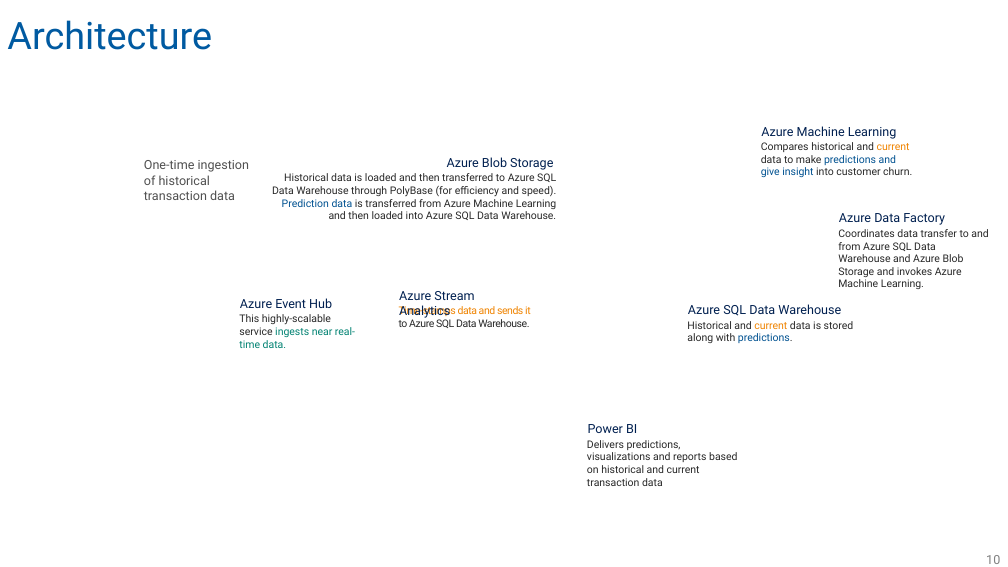
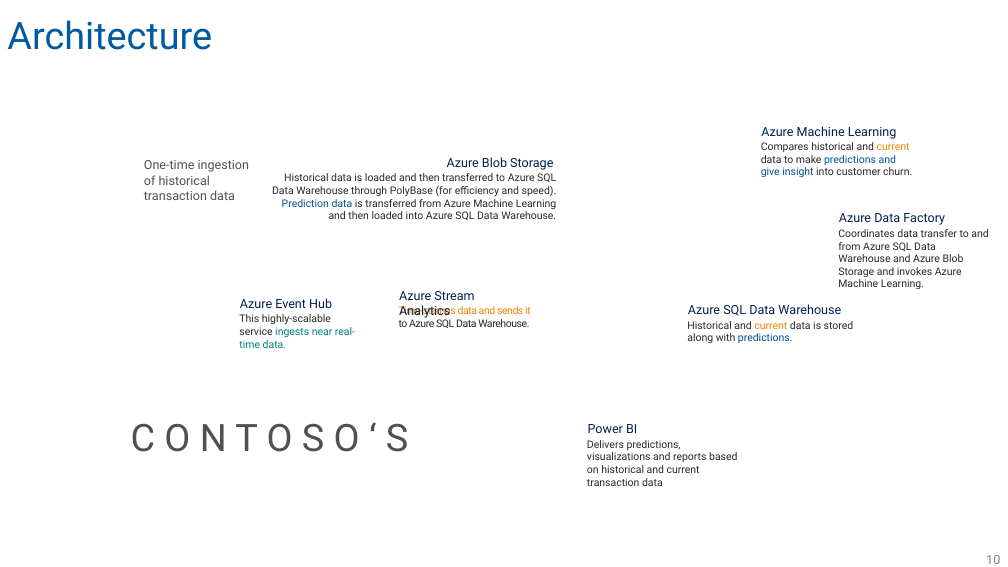
Before and after one commit to Azure/cortana-intelligence-churn-prediction-solution, a slide deck: slide 10 of Solution Overview for Business Audiences/Customer Churn Prediction Walking Deck.pptx. Drawn at 1008x567 pixels with LibreOffice and Linux fonts; fonts in the diff are those of the drawing; background and template pictures are left out. Boxes give left, top, right and bottom in pixels: in the first picture for what was removed or moved away, otherwise in the second. Text is boxed around its words. In the diff, an @@ line names an element or a change of style, - is before the commit and + after.

```diff
--- a/Solution Overview for Business Audiences/Customer Churn Prediction Walking Deck.pptx
+++ b/Solution Overview for Business Audiences/Customer Churn Prediction Walking Deck.pptx
@@ text added at box(131, 424, 408, 452), 36 pt, text #505050 @@
+C O N T O S O ‘ S
```
Also in this commit, not shown: 1 other slide changed, 1 other file.
